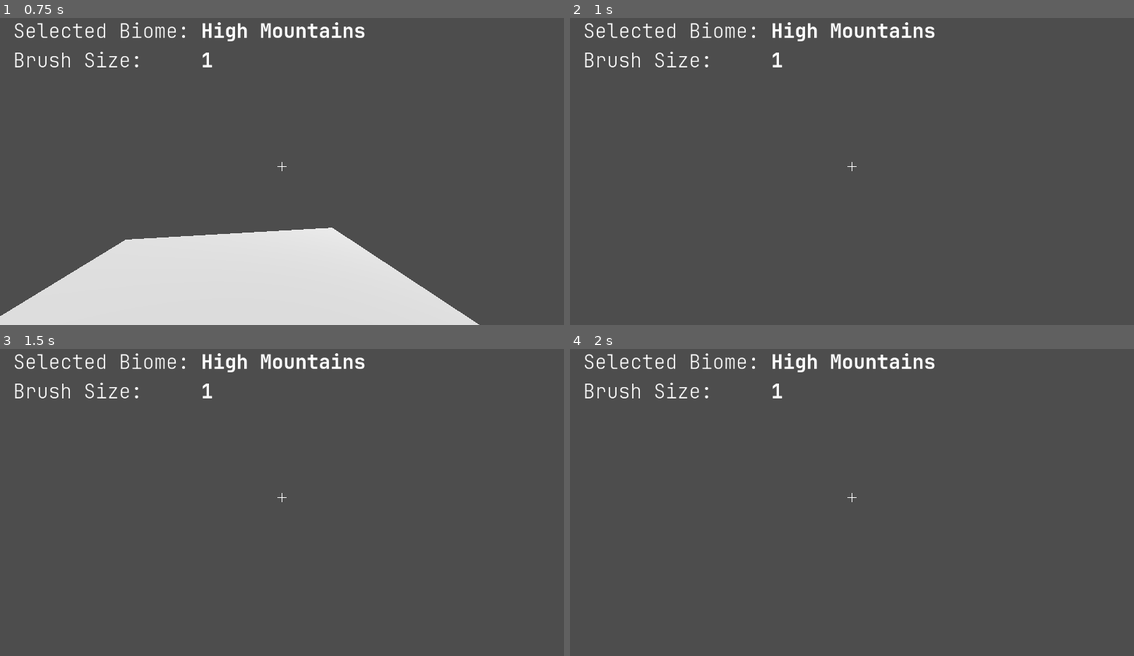
Above: before the commit, frames 1-4 (two rows, left to right).
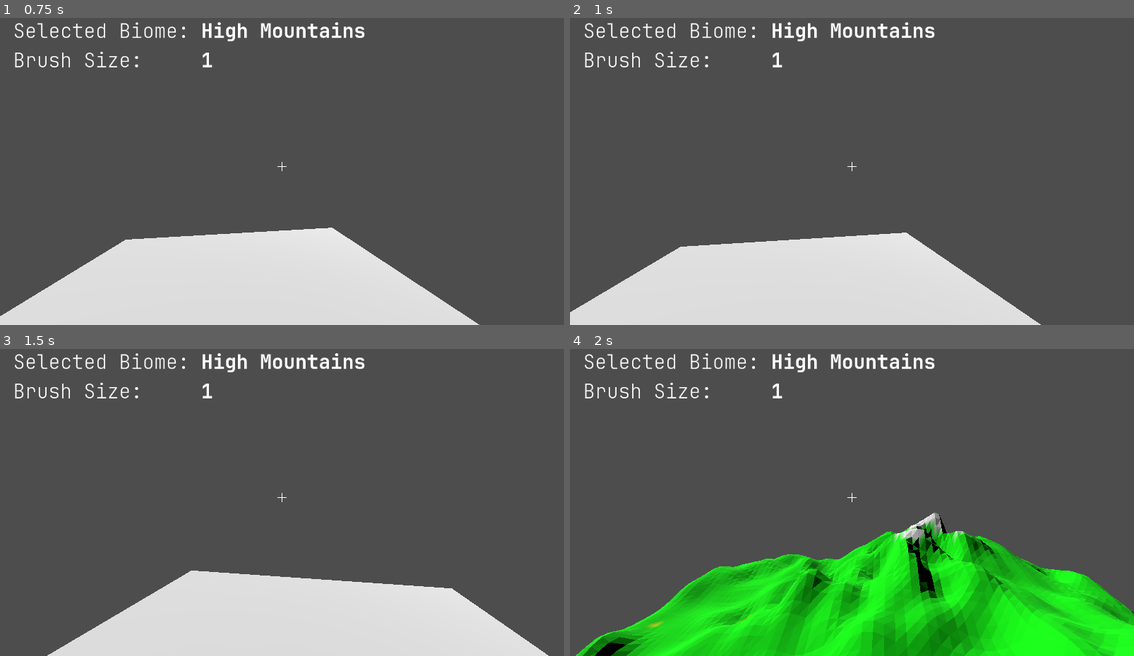
Above: after the commit, the same moments.

Repository: Lion4567714/prodecural_terrain_generation
Game: Godot game, scene res://test_scene.tscn
Two runs of this game, one before a commit and one after it. Both use one fixed random seed, a clock stepped at 60 frames per second and the inputs below.
Inputs (mouse positions are in pixels of both pictures, inside the frame that each line leads up to):
- Up to frame 1 (0.75 s): tap Enter at 0.5 s; move the mouse to (310, 165) at 0.52 s; hold W (ui_up) from 0.53 s (still down); tap F at 0.6 s; click (310, 165) at 0.67 s
- Up to frame 2 (1 s): keep holding W (ui_up); tap E at 0.8 s
- Up to frame 3 (1.5 s): keep holding W (ui_up); move the mouse to (253, 499) at 1.27 s; tap E at 1.35 s
- Up to frame 4 (2 s): keep holding W (ui_up); tap R at 1.55 s

Frame 1 is identical in both runs. In frame 2, 18% of the frame differs, in the area x 0-84%, y 69-100%; in frame 3, 17%; in frame 4, 28%, in the area x 1-100%, y 53-100%.
Error before the commit: Invalid access to property or key '0' on a base object of type 'Nil'. (res://scripts/generator.gd:677)

Commit message:
removed depreciated methods

Diff:
--- a/scripts/generator.gd
+++ b/scripts/generator.gd
@@ -5,7 +5,6 @@
 var VIEW_BIOME_TEST = false
 var VIEW_BIOME_MAP = false
 var VIEW_HEIGHT_MAP = true
-var VIEW_FEATURE_MAP = false
 var ENABLE_SMOOTHING = true
 
 # Mesh settings
@@ -66,8 +65,6 @@
 var biome_map
 var noise
 var height_map
-var feature_map
-var feature_threshold
 
 
 # Runs once at the start
@@ -137,8 +134,6 @@
 			PRINT_STATUS_MESSAGES = toggle(PRINT_STATUS_MESSAGES, "Status messages")
 		elif event.keycode == KEY_O:
 			ENABLE_SMOOTHING = toggle(ENABLE_SMOOTHING, "Terrain smoothing")
-		elif event.keycode == KEY_F:
-			VIEW_FEATURE_MAP = toggle(VIEW_FEATURE_MAP, "Feature map")
 		elif event.keycode == KEY_T:
 			VIEW_BIOME_TEST = toggle(VIEW_BIOME_TEST, "Biome test")
 
@@ -264,10 +259,6 @@
 	if ENABLE_SMOOTHING:
 		var gaussian_kernel = generate_gaussian_kernel(10, 1.5)
 		height_map = convolve(height_map, gaussian_kernel)
-
-		#generate_feature_map()
-		#blend_biomes(BIOME_BLEND)
-		#smooth_height_map()
 		print_status("Smoothed height map")
 
 	var color_map
@@ -529,18 +520,6 @@
 	return kernel
 
 
-# Unused?
-func generate_feature_map():
-	var sum = 0
-	for x in range(CON_KERNEL.size()):
-		for y in range(CON_KERNEL.size()):
-			if CON_KERNEL[x][y] < 0:
-				sum += -CON_KERNEL[x][y]
-	feature_threshold = sum * FEATURE_SENSITIVITY
-
-	feature_map = convolve(height_map, CON_KERNEL)
-
-
 # Applies kernel to given matrix and returns resulting convolution
 func convolve(matrix: Array, kernel: Array) -> Array:
 	var new_matrix = []
@@ -563,106 +542,6 @@
 	return new_matrix
 
 
-# Unused?
-func blend_biomes(radius: int) -> void:
-	var new_height_map = []
-	for x in range(WIDTH + 1):
-		var col = []
-		col.resize(HEIGHT + 1)
-		new_height_map.append(col)
-
-	for x0 in range(1, WIDTH):
-		for y0 in range(1, HEIGHT):
-			var num = 0
-			var sum = 0
-
-			for x1 in range(x0 - radius, x0 + radius + 1):
-				for y1 in range(y0 - radius, y0 + radius + 1):
-					if x1 < 0 || y1 < 0 || x1 > WIDTH || y1 > HEIGHT:
-						continue
-					var dist = abs(x0 - x1) + abs(y0 - y1)
-					if dist > radius:
-						continue
-					num += 1
-					sum += height_map[x1][y1]
-
-			var mean = sum / num
-
-			for x1 in range(x0 - radius, x0 + radius + 1):
-				for y1 in range(y0 - radius, y0 + radius + 1):
-					if x1 < 0 || y1 < 0 || x1 > WIDTH || y1 > HEIGHT:
-						continue
-					var dist = abs(x0 - x1) + abs(y0 - y1)
-					if dist > radius:
-						continue
-					new_height_map[x1][y1] = mean + (height_map[x1][y1] - height_map[x0][y1]) * pow(0.75, dist)
-
-	for x in range(WIDTH + 1):
-		for y in range(HEIGHT + 1):
-			if new_height_map[x][y] != null:
-				height_map[x][y] = new_height_map[x][y]
-
-
-# Unused?
-func smooth_height_map():
-	var new_height_map = []
-	for x in range(WIDTH + 1):
-		var col = []
-		col.resize(HEIGHT + 1)
-		new_height_map.append(col)
-		for y in range(HEIGHT + 1):
-			new_height_map[x][y] = height_map[x][y]
-
-	for x in range(WIDTH + 1):
-		for y in range(HEIGHT + 1):
-			if abs(feature_map[x][y]) > feature_threshold:
-				smooth_at_coords(new_height_map, x, y)
-
-	for x in range(WIDTH + 1):
-		for y in range(HEIGHT + 1):
-			if new_height_map[x][y] != null:
-				height_map[x][y] = new_height_map[x][y]
-
-
-# Unused?
-func smooth_at_coords(new_height_map, x, y):
-	var sum = 0
-	for i in range(x - BIOME_BLEND - 1, x + BIOME_BLEND + 1):
-		for j in range(y - BIOME_BLEND - 1, y + BIOME_BLEND + 1):
-			if i < 0 || i > WIDTH || j < 0 || j > HEIGHT:
-				continue
-			else:
-				sum += height_map[i][j]
-
-	var mean = sum / pow(2 * BIOME_BLEND + 1, 2)
-
-	for i in range(x - BIOME_BLEND, x + BIOME_BLEND):
-		for j in range(y - BIOME_BLEND, y + BIOME_BLEND):
-			if i < 0 || i > WIDTH || j < 0 || j > HEIGHT:
-				continue
-			else:
-				var center_dist = abs(x - i) + abs(y - j)
-				new_height_map[i][j] = mean + pow(0.8, pow(BIOME_BLEND, 2) - center_dist) * (height_map[i][j] - mean)
-	return
-
-	var std_dev = 0
-	for i in range(x - BIOME_BLEND, x + BIOME_BLEND):
-		for j in range(y - BIOME_BLEND, y + BIOME_BLEND):
-			if i < 0 || i > WIDTH || j < 0 || j > HEIGHT:
-				continue
-			else:
-				std_dev += pow(height_map[i][j] - mean, 2)
-	std_dev = pow(std_dev / (pow(2 * BIOME_BLEND + 1, 2) - 1), 0.5)
-
-	for i in range(x - BIOME_BLEND, x + BIOME_BLEND):
-		for j in range(y - BIOME_BLEND, y + BIOME_BLEND):
-			if i < 0 || i > WIDTH || j < 0 || j > HEIGHT:
-				continue
-			else:
-				var z_score = (height_map[i][j] - mean) / std_dev
-				new_height_map[i][j] -= std_dev * tanh(z_score / 4)
-
-
 # Creates color map using biome and height data
 func generate_colors(biome_map: Array, is_blank: bool = false) -> Array:
 	var color_map = []
@@ -673,12 +552,6 @@
 		color_map.append(col)
 
 		for y in range(HEIGHT + 1):
-			if VIEW_FEATURE_MAP:
-				if abs(feature_map[x][y]) > feature_threshold:
-					color_map[x][y] = Color(128, 0, 128, 1)
-					print("feature!")
-					continue
-
 			if VIEW_BIOME_MAP || is_blank:
 				if biome_map[x][y] == 0:
 					color_map[x][y] = Color(255, 255, 255, 1)
